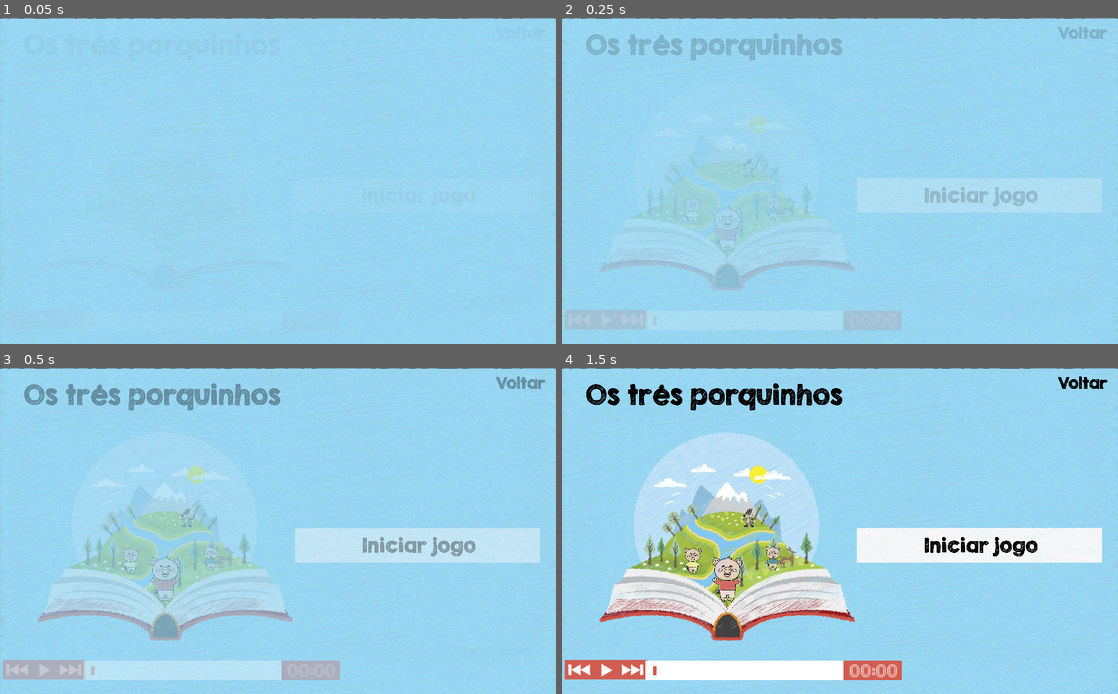
Above: before the commit, frames 1-4 (two rows, left to right).
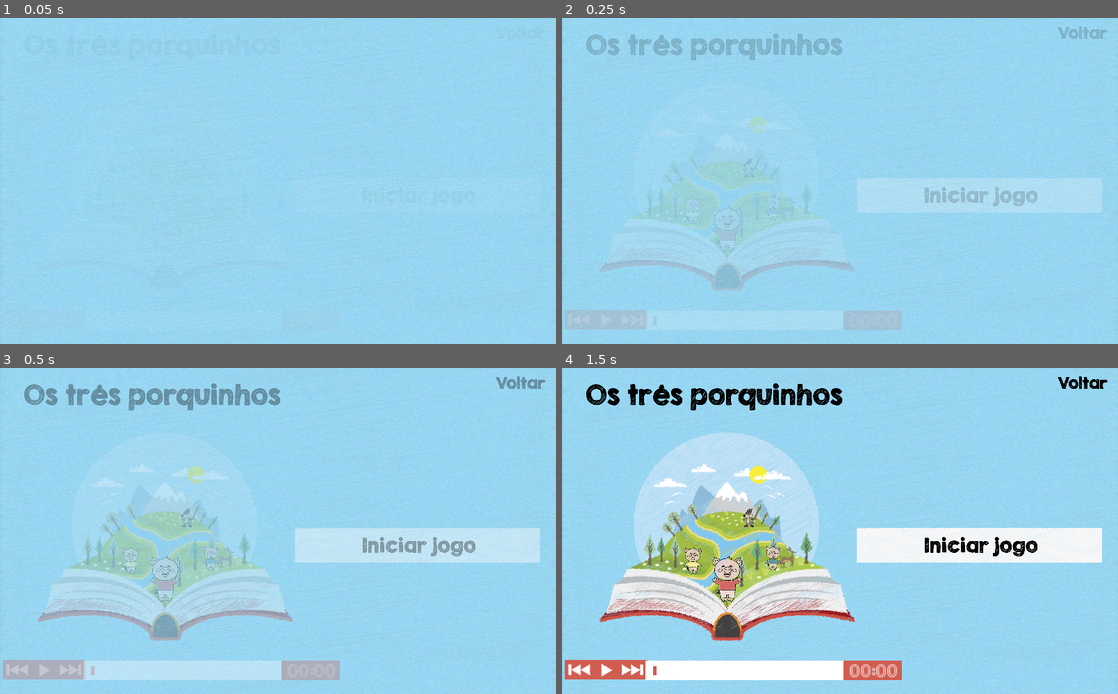
Above: after the commit, the same moments.

Repository: victoriaogomes/QuizTEA
Game: Godot game, scene res://screens/listenHistory.tscn
Same seed, same stepped clock (60 frames per second), same inputs: the game is played once before the commit and once after it. This scene is started directly instead of the project's main scene. Sound files missing from this copy of the repository are replaced by a short silence.
Inputs:
- Up to frame 1 (0.05 s): no input
- Up to frame 2 (0.25 s): no input
- Up to frame 3 (0.5 s): no input
- Up to frame 4 (1.5 s): no input

The runs differ from the first frame. In frame 1, 0.2% of the frame differs, in the area x 0-100%, y 0-1%; in frame 2, 0.2%; in frame 3, 0.2%; in frame 4, 0.2%.

Commit message:
Editável de alguns assets

Diff:
--- a/Game/screens/listenHistory.tscn
+++ b/Game/screens/listenHistory.tscn
@@ -1206,14 +1206,14 @@
 
 [node name="Bluebackground" type="ColorRect" parent="."]
 margin_left = -524.0
-margin_top = -311.0
+margin_top = -314.0
 margin_right = 501.0
 margin_bottom = 288.0
 color = Color( 0.611765, 0.862745, 0.972549, 0.905882 )
 
 [node name="paintedBlueBackground" type="Sprite" parent="."]
-position = Vector2( -12.3316, -11.3406 )
-scale = Vector2( 2.54707, 0.587653 )
+position = Vector2( -12.3316, -13.3212 )
+scale = Vector2( 2.54707, 0.591241 )
 texture = ExtResource( 2 )
 
 [node name="whiteBackground" type="ColorRect" parent="."]
Not shown, added: Editable assets/História porquinhos/Ativo 5.png
Not shown, added: Editable assets/História porquinhos/Parte1.png
Not shown, added: Editable assets/História porquinhos/Parte10.png
Not shown, added: Editable assets/História porquinhos/Parte11.png
Not shown, added: Editable assets/História porquinhos/Parte12.png
Not shown, added: Editable assets/História porquinhos/Parte13.png
Not shown, added: Editable assets/História porquinhos/Parte14.png
Not shown, added: Editable assets/História porquinhos/Parte2.png
Not shown, added: Editable assets/História porquinhos/Parte3.png
Not shown, added: Editable assets/História porquinhos/Parte4.png
Not shown, added: Editable assets/História porquinhos/Parte5.png
Not shown, added: Editable assets/História porquinhos/Parte6.png
(and 3 more such lines)
